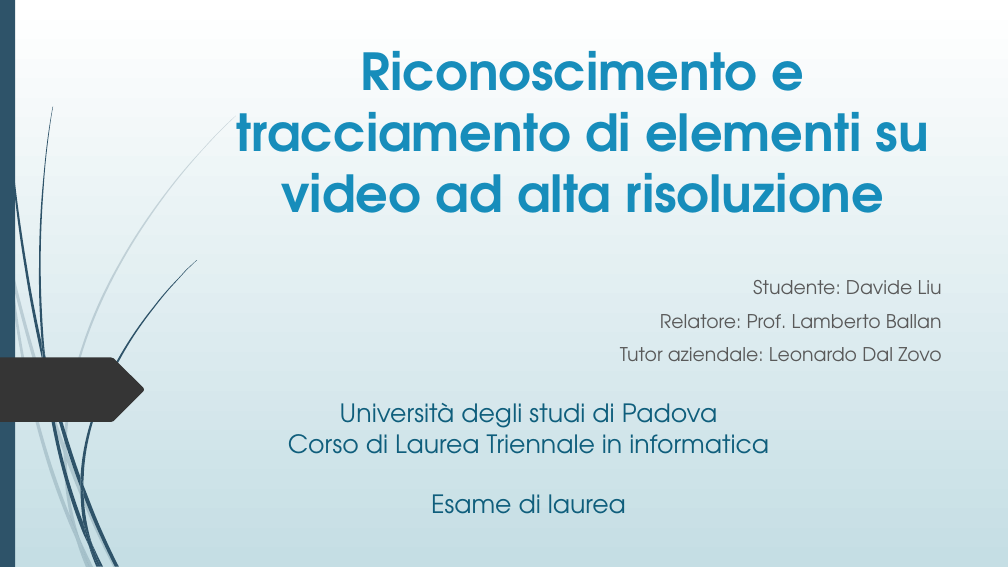
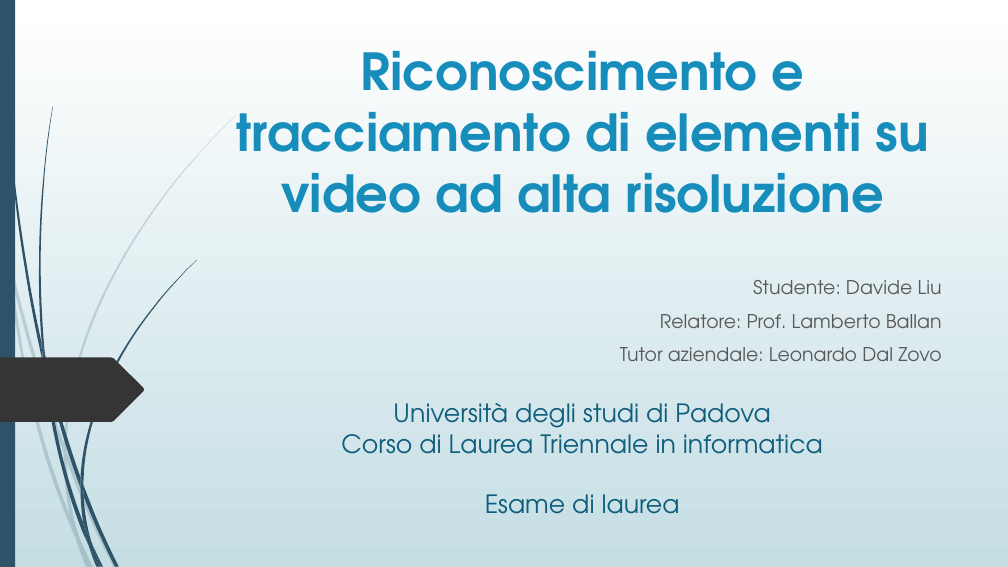
Before and after one commit to davide97l/Tesi-Laurea-Triennale, a slide deck: slide 1 of presentazione_tesi.pptx. Drawn at 1008x567 pixels with LibreOffice and Linux fonts; fonts in the diff are those of the drawing. Boxes give left, top, right and bottom in pixels: in the first picture for what was removed or moved away, otherwise in the second. Text is boxed around its words. In the diff, an @@ line names an element or a change of style, - is before the commit and + after.

```diff
--- a/presentazione_tesi.pptx
+++ b/presentazione_tesi.pptx
@@ text "Università degli studi di Padova": place and size @@
-text "Università degli studi di Padova" at box(288, 403, 769, 514)
+text "Università degli studi di Padova" at box(341, 403, 823, 514)
```
Also in this commit, not shown: 4 other slides changed.
